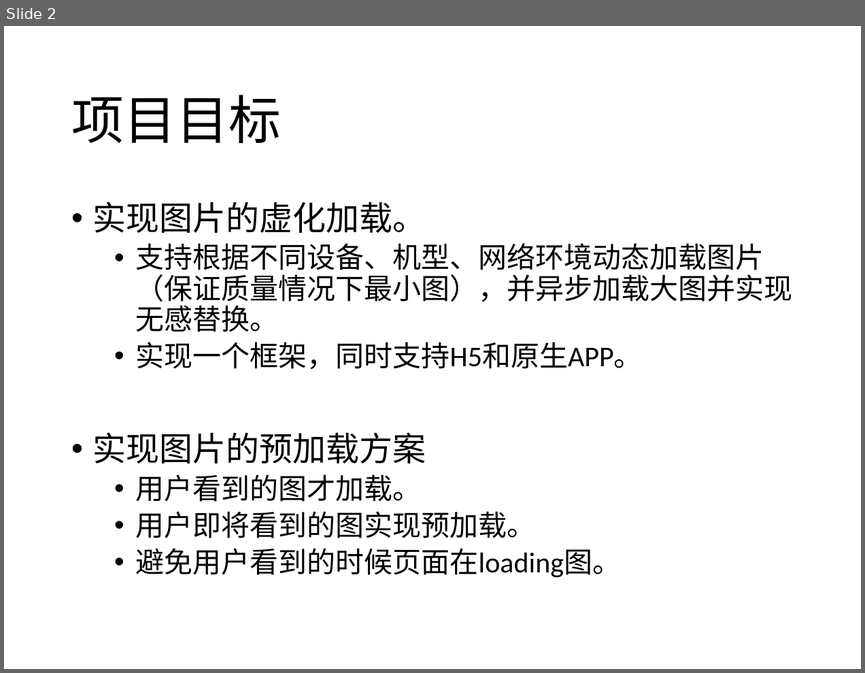
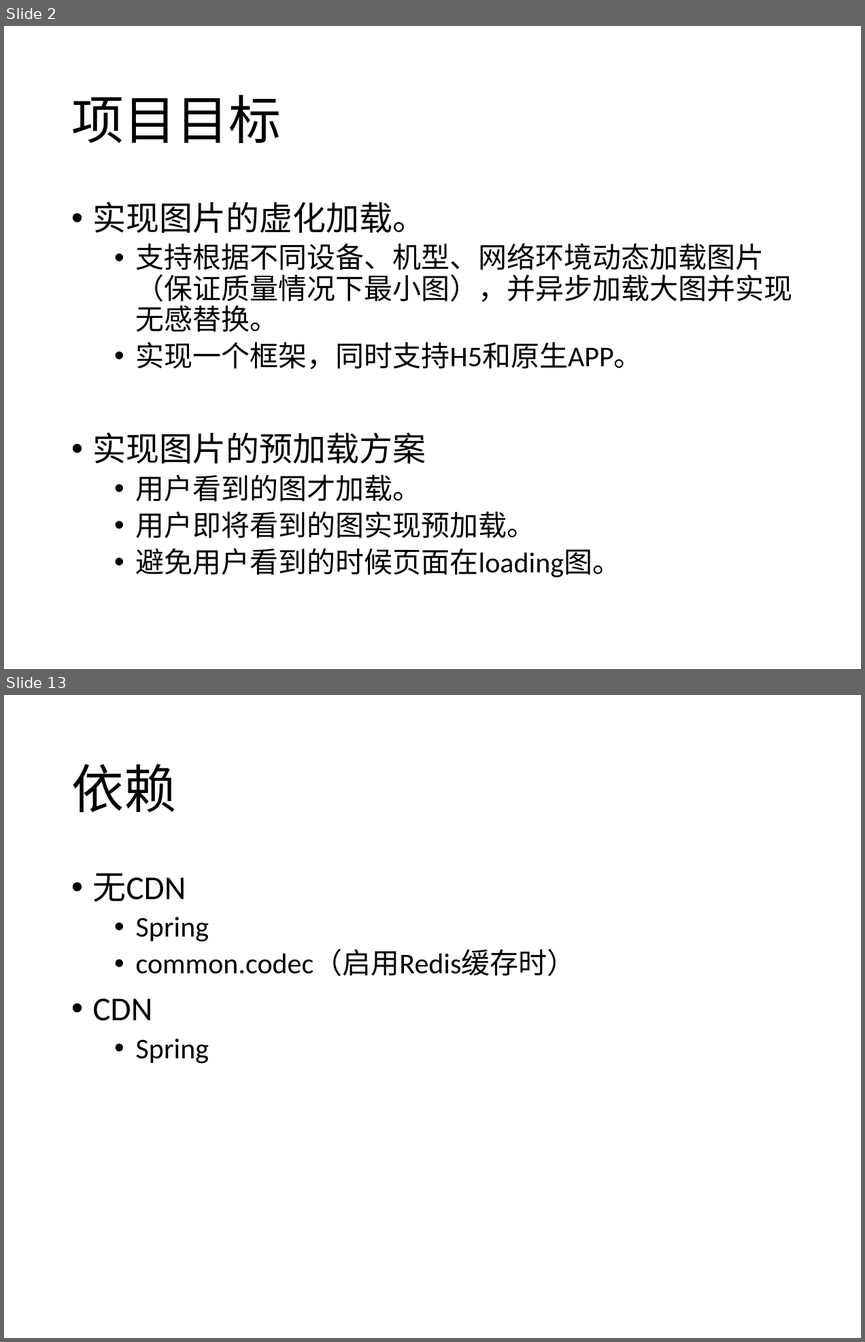
Before and after one commit to WMBao/ImageAccelerator, a slide deck: ImageAccelerator.pptx. Shown one above the other, each under a label of ours: slide 2 before the commit, slides 2 and 13 after it; the slides between them are not shown. The pictures are 865x673 and 865x1342 pixels, drawn with LibreOffice and Linux fonts; fonts in the diff are those of the drawing. Boxes give left, top, right and bottom in pixels: in the first picture for what was removed or moved away, otherwise in the second. Text is boxed around its words. In the diff, an @@ line names an element or a change of style, - is before the commit and + after.

```diff
--- a/ImageAccelerator.pptx
+++ b/ImageAccelerator.pptx
@@ slide 13 added at bbox=[4, 695, 861, 1338], background #FFFFFF @@
@@ title added at bbox=[71, 764, 176, 813], 44 pt, text #000000 @@
+依赖
@@ text added at bbox=[93, 873, 576, 1064], 24 pt, text #000000 @@
+• 无CDN
+  • Spring
+  • common.codec（启用Redis缓存时）
+• CDN
+  • Spring
```
Also in this commit, not shown: 2 slides changed, 8 other slides added, 3 slides removed.
